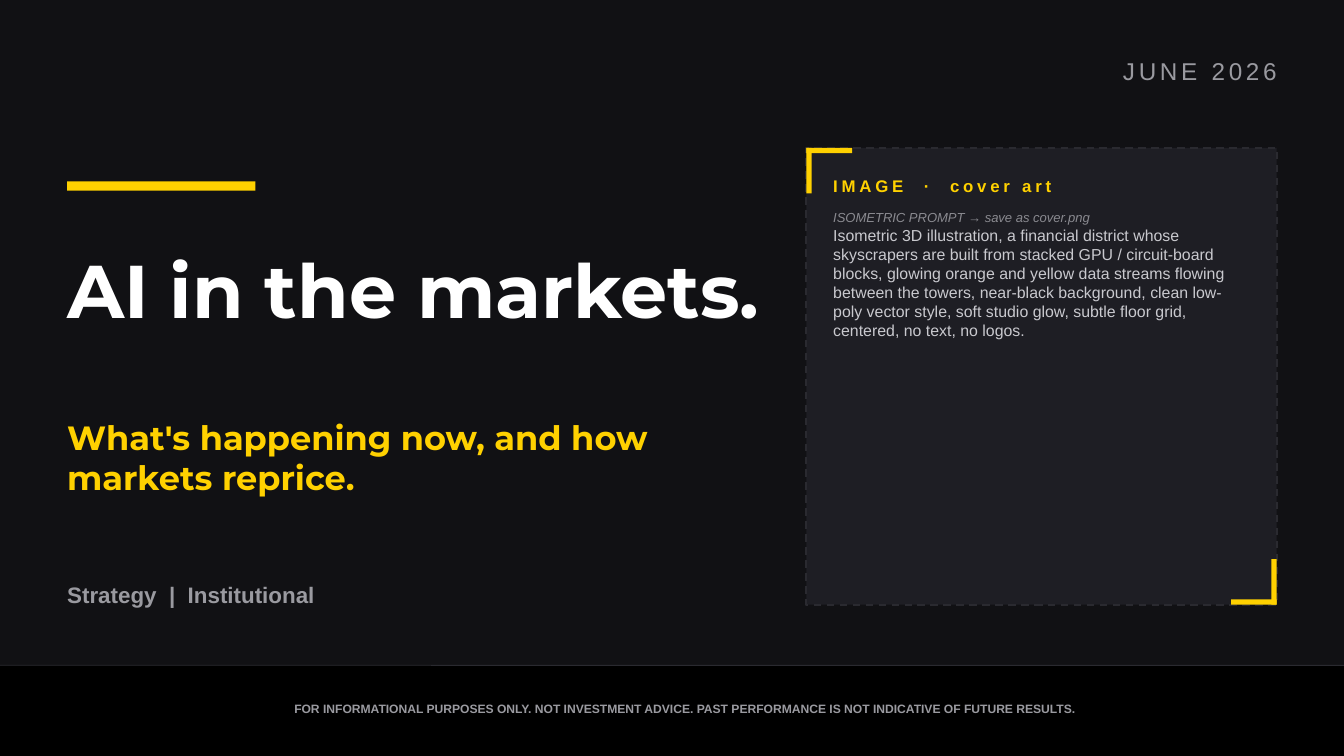
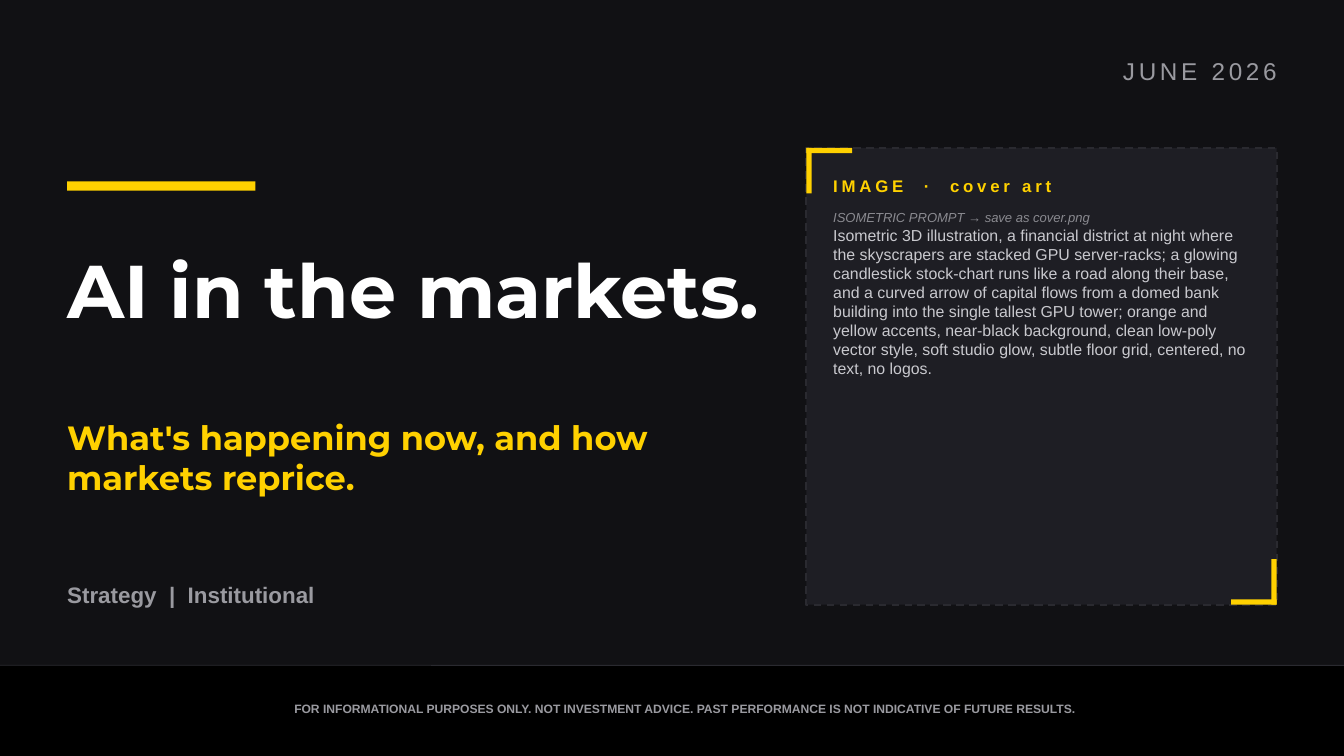
Before and after one commit to samuelcmcclellan-cell/ai-markets-deck, a slide deck: slide 1 of ai-markets-deck.pptx. Drawn at 1344x756 pixels with LibreOffice and Linux fonts; fonts in the diff are those of the drawing. Boxes give left, top, right and bottom in pixels: in the first picture for what was removed or moved away, otherwise in the second. Text is boxed around its words. In the diff, an @@ line names an element or a change of style, - is before the commit and + after.

```diff
--- a/ai-markets-deck.pptx
+++ b/ai-markets-deck.pptx
@@ text at [833, 229, 1246, 378]: text changed @@
-Isometric 3D illustration, a financial district whose skyscrapers are built from stacked GPU / circuit-board blocks, glowing orange and yellow data streams flowing between the towers, near-black background, clean low-poly vector style, soft studio glow, subtle floor grid, centered, no text, no logos.
+Isometric 3D illustration, a financial district at night where the skyscrapers are stacked GPU server-racks; a glowing candlestick stock-chart runs like a road along their base, and a curved arrow of capital flows from a domed bank building into the single tallest GPU tower; orange and yellow accents, near-black background, clean low-poly vector style, soft studio glow, subtle floor grid, centered, no text, no logos.
```
Also in this commit, not shown: 6 other slides changed, 3 other files.
